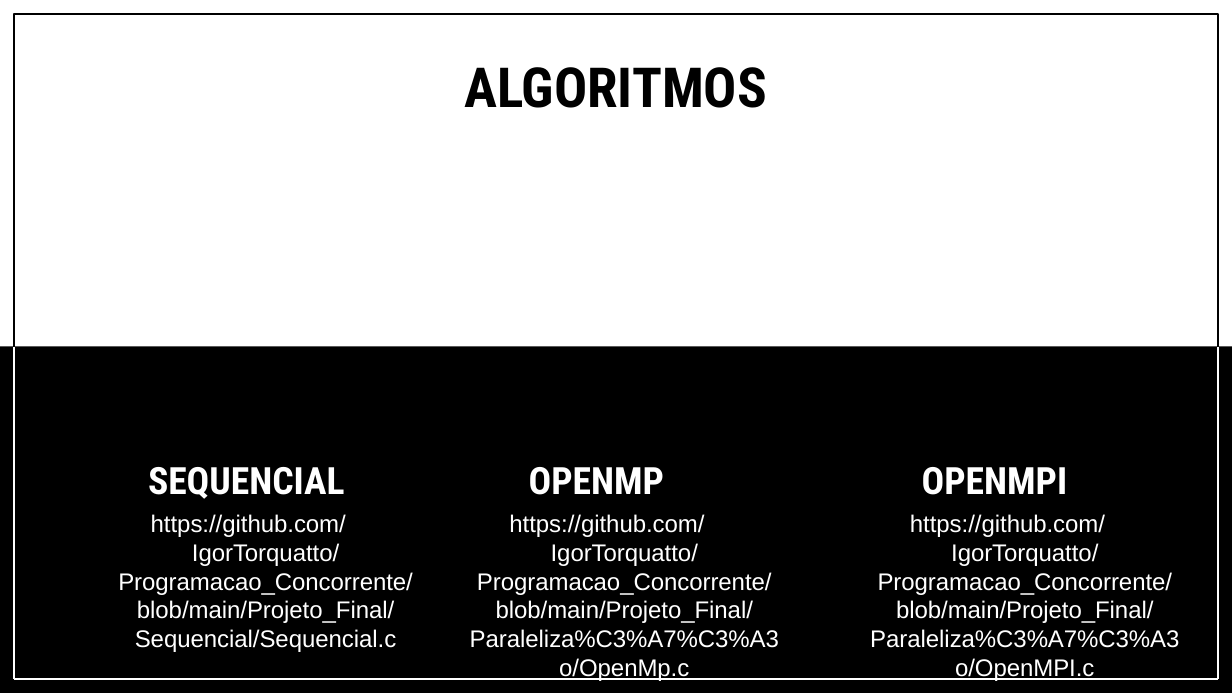
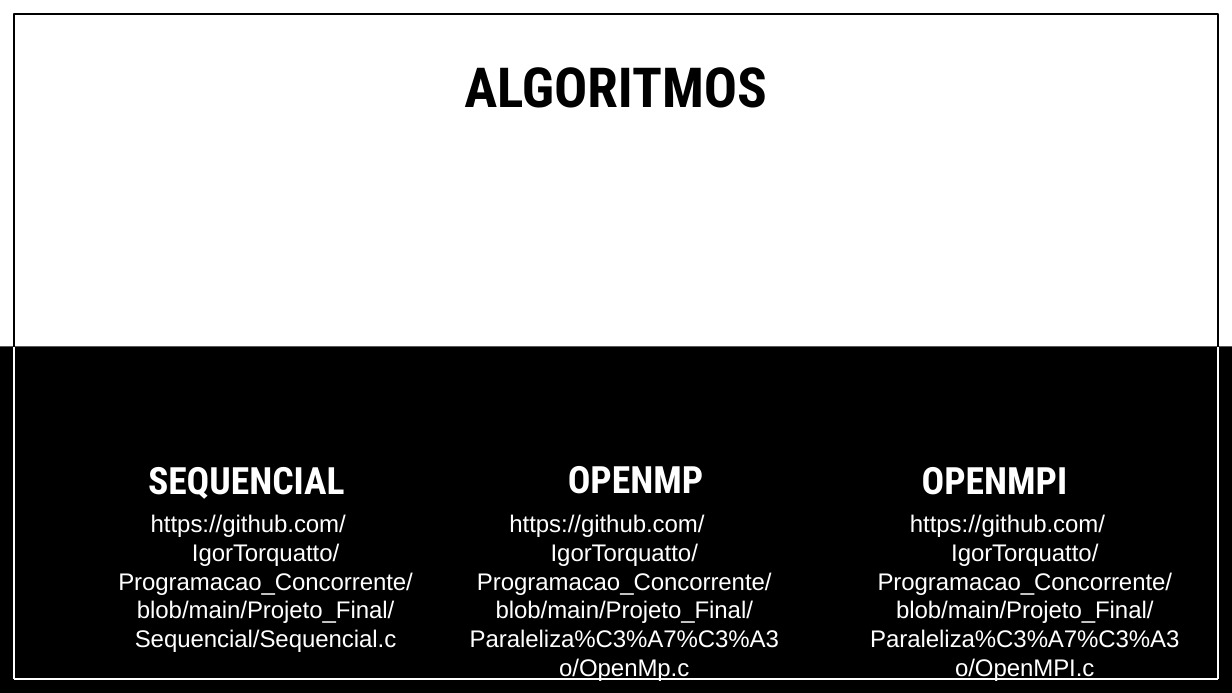
Before and after one commit to IgorTorquatto/Programacao_Concorrente, a slide deck: slide 7 of Projeto_Final/Implementação/Multiplicação_Matrizes.pptx. Drawn at 1232x693 pixels with LibreOffice and Linux fonts; fonts in the diff are those of the drawing. Boxes give left, top, right and bottom in pixels: in the first picture for what was removed or moved away, otherwise in the second. Text is boxed around its words. In the diff, an @@ line names an element or a change of style, - is before the commit and + after.

```diff
--- a/Projeto_Final/Implementação/Multiplicação_Matrizes.pptx
+++ b/Projeto_Final/Implementação/Multiplicação_Matrizes.pptx
@@ subtitle "OPENMP": place and size @@
-subtitle "OPENMP" at [529,467,664,495]
+subtitle "OPENMP" at [568,466,703,494]
```
Also in this commit, not shown: 1 other slide changed, 1 other file.
